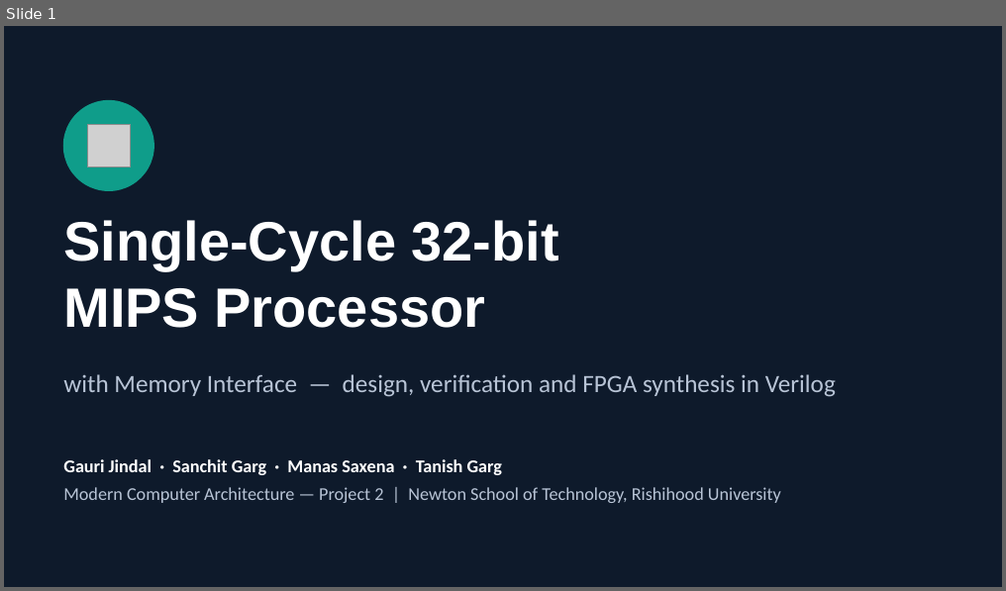
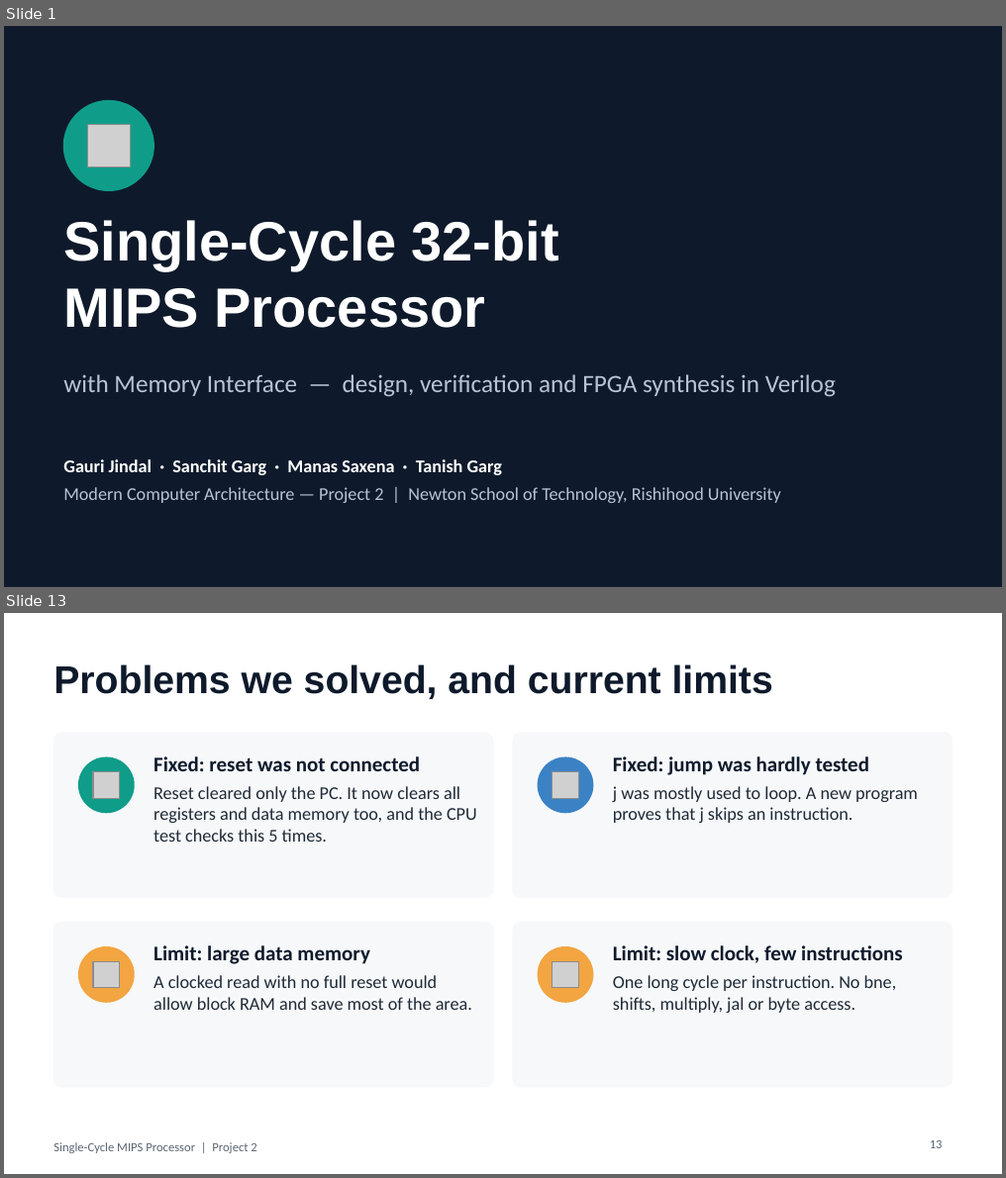
Before and after one commit to Jgauri24/mca_project, a slide deck: presentation/MIPS_Single_Cycle_Presentation.pptx. Shown one above the other, each under a label of ours: slide 1 before the commit, slides 1 and 13 after it; the slides between them are not shown. The pictures are 1006x591 and 1006x1178 pixels, drawn with LibreOffice and Linux fonts; fonts in the diff are those of the drawing; grey boxes stand for pictures. Boxes give left, top, right and bottom in pixels: in the first picture for what was removed or moved away, otherwise in the second. Text is boxed around its words. In the diff, an @@ line names an element or a change of style, - is before the commit and + after.

```diff
--- a/presentation/MIPS_Single_Cycle_Presentation.pptx
+++ b/presentation/MIPS_Single_Cycle_Presentation.pptx
@@ slide 13 added at (4, 613, 1002, 1174), background #FFFFFF @@
@@ title added at (54, 664, 773, 699), 28 pt, text #0E1A2B, bold @@
+Problems we solved, and current limits
@@ rounded rectangle added at (54, 733, 493, 897), fill #F6F8FA, outline #F6F8FA 1 pt @@
@@ ellipse added at (79, 758, 134, 813), fill #0F9D8A, outline #0F9D8A 1 pt @@
@@ text added at (153, 757, 477, 842), 13 pt, text #1F2A37 @@
+Fixed: reset was not connected
+Reset cleared only the PC. It now clears all registers and data memory too, and the CPU test checks this 5 times.
@@ rounded rectangle added at (513, 733, 952, 897), fill #F6F8FA, outline #F6F8FA 1 pt @@
@@ ellipse added at (538, 758, 593, 813), fill #3B82C4, outline #3B82C4 1 pt @@
@@ text added at (613, 757, 918, 823), 13 pt, text #1F2A37 @@
+Fixed: jump was hardly tested
+j was mostly used to loop. A new program proves that j skips an instruction.
@@ picture added at (93, 771, 119, 797) @@
@@ picture added at (551, 771, 578, 797) @@
@@ rounded rectangle added at (54, 922, 493, 1087), fill #F6F8FA, outline #F6F8FA 1 pt @@
@@ rounded rectangle added at (513, 922, 952, 1087), fill #F6F8FA, outline #F6F8FA 1 pt @@
@@ ellipse added at (79, 948, 134, 1002), fill #F2A541, outline #F2A541 1 pt @@
@@ picture added at (93, 961, 119, 987) @@
@@ text added at (153, 946, 472, 1010), 13 pt, text #1F2A37 @@
+Limit: large data memory
+A clocked read with no full reset would allow block RAM and save most of the area.
@@ ellipse added at (538, 948, 593, 1002), fill #F2A541, outline #F2A541 1 pt @@
@@ picture added at (551, 961, 578, 987) @@
@@ text added at (613, 946, 902, 1013), 13 pt, text #1F2A37 @@
+Limit: slow clock, few instructions
+One long cycle per instruction. No bne, shifts, multiply, jal or byte access.
@@ text added at (54, 1143, 256, 1154), 9 pt, text #5B6675 @@
+Single-Cycle MIPS Processor | Project 2
@@ page number added at (930, 1141, 943, 1149), 9 pt, text #5B6675 @@
+13
```
Also in this commit, not shown: 9 slides changed, 3 other slides added.
